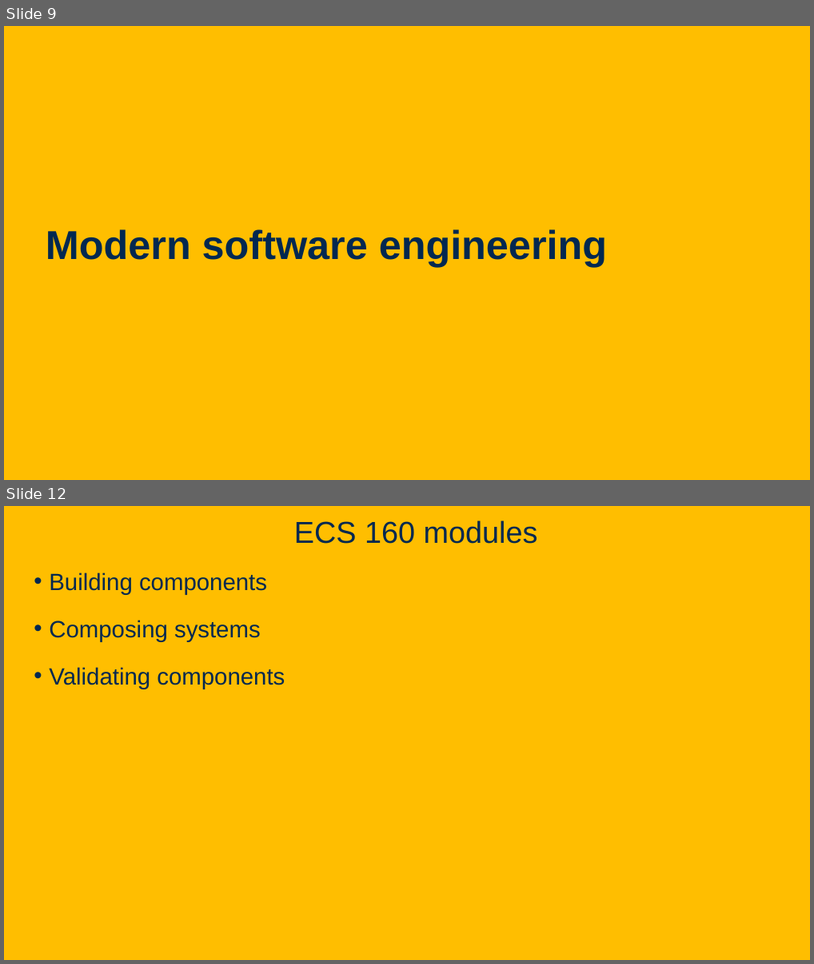
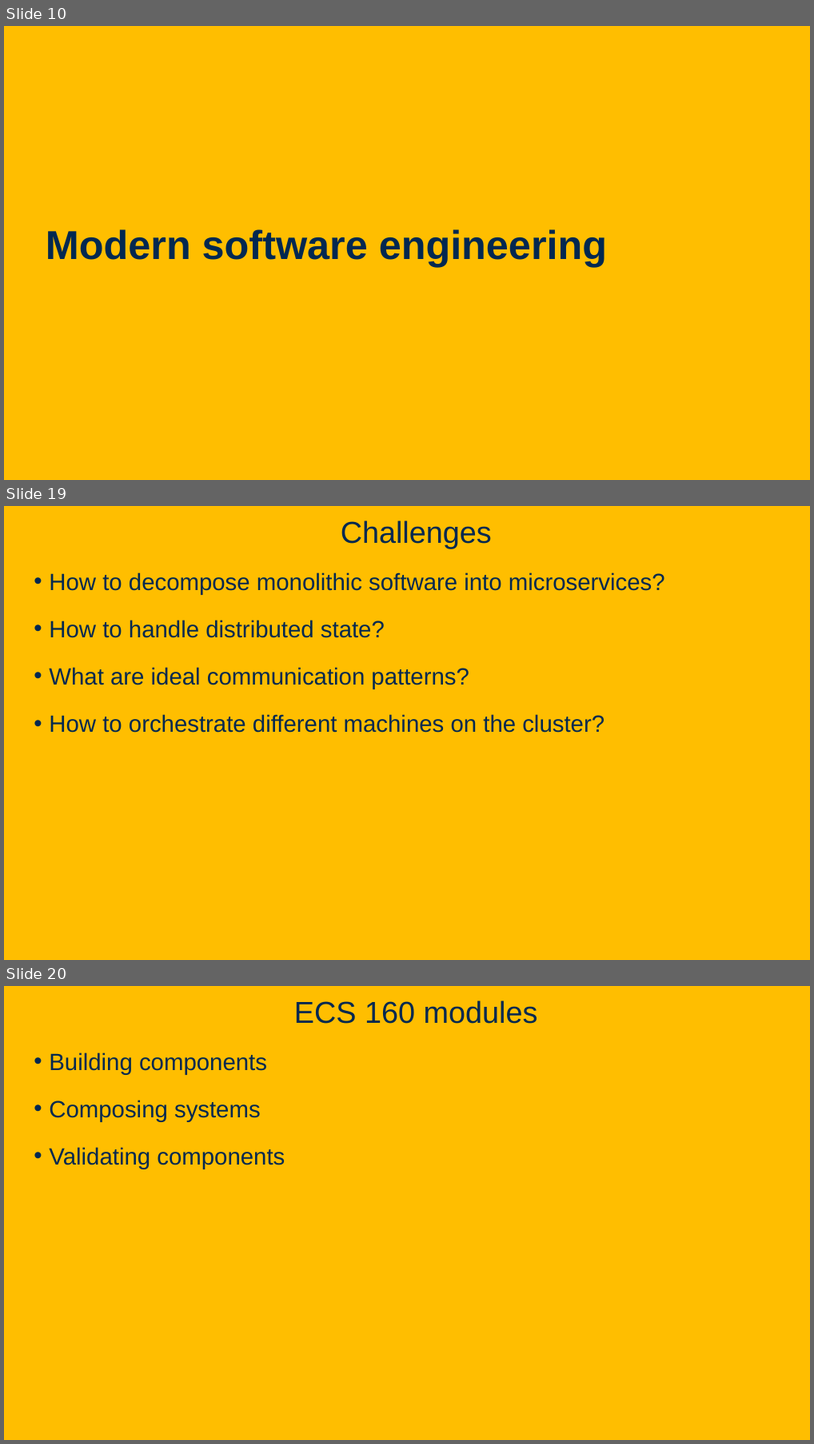
Before and after one commit to davsec-teaching/W26_ECS_160, a slide deck: slides/Intro.pptx. Shown one above the other, each under a label of ours: slides 9 and 12 before the commit, slides 10, 19 and 20 after it; the slides between them are not shown. The pictures are 814x964 and 814x1444 pixels, drawn with LibreOffice and Linux fonts; fonts in the diff are those of the drawing; background and template pictures are left out. Boxes give left, top, right and bottom in pixels: in the first picture for what was removed or moved away, otherwise in the second. Text is boxed around its words. In the diff, an @@ line names an element or a change of style, - is before the commit and + after.

```diff
--- a/slides/Intro.pptx
+++ b/slides/Intro.pptx
@@ slide 19 added at box(4, 506, 810, 960), background picture (left out) @@
@@ title added at box(341, 520, 492, 548), 36 pt, text #022850 @@
+Challenges
@@ text added at box(49, 572, 666, 732), 28 pt, text #022850 @@
+• How to decompose monolithic software into microservices?
+• How to handle distributed state?
+• What are ideal communication patterns?
+• How to orchestrate different machines on the cluster?
@@ what was slide 9 is now slide 10 @@
@@ what was slide 12 is now slide 20 @@
```
Also in this commit, not shown: 11 slides changed, 6 other slides added, 10 other files.
